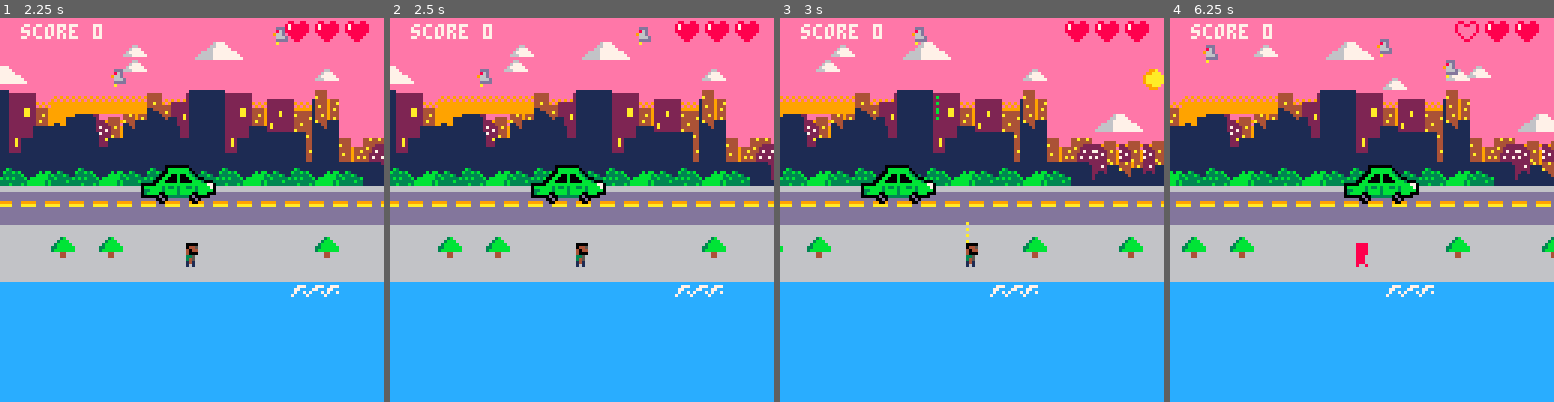
Above: before the commit, frames 1-4 (left to right).
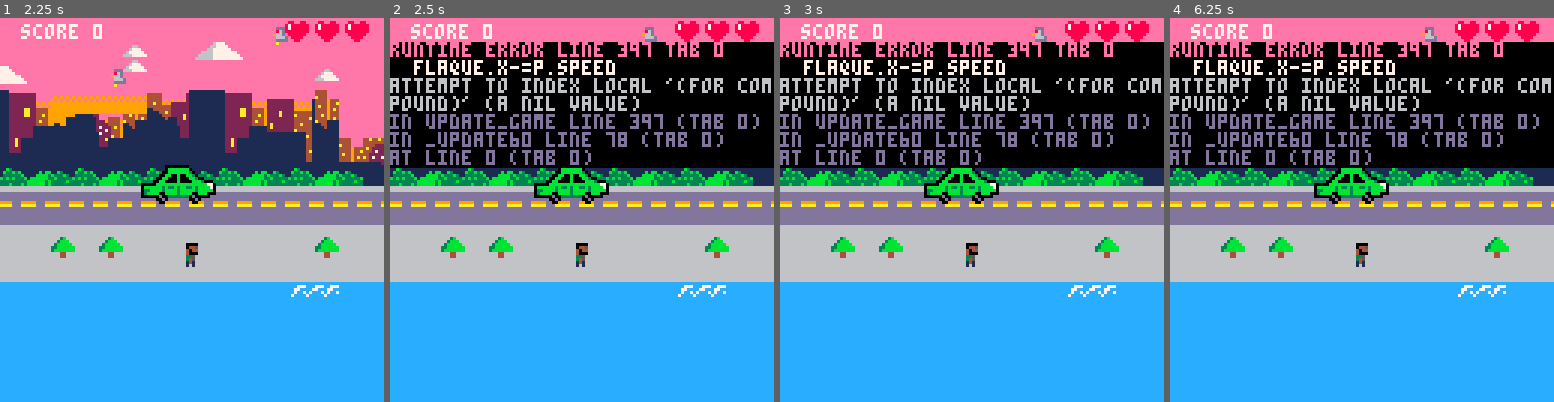
Above: after the commit, the same moments.

Repository: julie17-d/projet-collectif---pico-8
Game: PICO-8 cartridge commun.p8
Two runs of this game, one before a commit and one after it. Both use one fixed random seed, a clock stepped at 60 frames per second and the inputs below.
Inputs:
- Up to frame 1 (2.25 s): tap X (X key) at 0.33, 1.07, 1.85 s; tap O (Z key) at 0.7, 1.7, 2.1 s; hold Right 1.6-2.1 s; hold Up from 2.15 s (still down)
- Up to frame 2 (2.5 s): release Up at 2.42 s; hold Right from 2.47 s (still down)
- Up to frame 3 (3 s): keep holding Right; tap O (Z key) at 2.5, 2.9 s; tap X (X key) at 2.97 s
- Up to frame 4 (6.25 s): release Right at 3.03 s; hold Left 3.08-3.58 s; tap O (Z key) every 0.4 s from 3.3 to 6.1 s; hold Right 4.02-4.68 s; tap X (X key) at 4.08, 5.2 s; hold Up 4.73-5.03 s; hold Left 5.08-5.68 s; hold Right from 6.08 s (still down)

Frame 1 is identical in both runs. In frame 2, 35% of the frame differs, in the area x 0-100%, y 2-73%; in frame 3, 36%; in frame 4, 38%, in the area x 0-100%, y 1-73%.
Error after the commit: runtime error line 397 tab 0; flaque.x-=p.speed; attempt to index local '(for compound)' (a nil value)

Commit message:
flaques de fientes

Diff:
--- a/commun.p8
+++ b/commun.p8
@@ -8,11 +8,11 @@
 	p={x=75,y=75,speed=0.75, life=3, timer=0}
 	first_sprt = fget(1,0)
 
-	--flaque
-	flaques={}
-
 	--nuage
  clouds={}
+
+ --flaques
+ flaques={}
 
  --balles
 	bullets={}
@@ -154,15 +154,16 @@
     		}
     		add(fientes, new_fientes)
 
-	if new_fientes.y== 60 then
-		flaque = {
-    y=new_fientes.y,
-    timer = 0
- }
-    add(flaques,flaque)
-   end
+    		flaque = {
+    		x=p.x,
+    		y=p.y+8
+    		}
+    		add(flaques, flaque)
+    		if flaque.x < p.x-68
+  or flaque.x > p.x+68 then
+  	del(flaques,flaque)
   end
-
+		end
 
 
 		if pigeon.x < p.x-68 then
@@ -184,8 +185,8 @@
 			  	end
 		 	end
 	  	end
-	end
-
+
+end
 end
 
 
@@ -346,9 +347,9 @@
 	print("score "..score,cam_x+7,2,7)
 
  	--flaque
- 	function draw_flaque ()
- 	 spr(48,x,y,1)
- 	end
+	if first_sprt==true then
+	 draw_flaques()
+	end
 
 		--vie
 	if p.life == 3 then
@@ -396,10 +397,12 @@
  if btn(➡️)	then
  	p.x+=p.speed
  	walking()
+ 	flaque.x-=p.speed
  end
 	if btn(⬅️) then
 	 p.x-=p.speed
 	 walking()
+	 flaque.x+=p.speed
 	end
 	if (btnp(❎)) shoot()
 	--if (btnp(🅾️)) then scene="intro"
@@ -459,11 +462,6 @@
 
 	--fientes
 	update_fientes()
-
-	--flaque
-	update_flaque()
-	create_flaque()
-
 
 	--sang/blood
 
@@ -528,13 +526,6 @@
   if mehmet_sprite > 4 then
   mehmet_sprite=1
   end
-  if first_sprt == true then
-			if mehmet_sprite == 2 then
-				mehmet_sprite = 27
-			elseif mehmet_sprite == 4 then
-				mehmet_sprite = 43
-			end
-		end
   d=8
  end
 end
@@ -561,14 +552,11 @@
         if fiente.y > p.y+60 then
             del(fientes,fiente)
         end
-		 if collision(p, fiente) then
-		create_explosions2(p.x,
-		 	p.y)
-		 	del(fientes,fiente)
-		 end
 		if collision(p, fiente)
 		and first_sprt == false then
 			del(fientes, fiente)
+			create_explosions2(p.x,
+		 	p.y)
 			p.life -= 1
 			first_sprt = true
 		elseif collision(p, fiente)
@@ -600,30 +588,9 @@
 })
 end
 
- function update_flaque()
-
-
-end
-
-function create_flaque()
-
-end
-…(16 lines of a section not shown)…
+function draw_flaques()
+	spr(48,flaque.x,flaque.y)
+end
 -->8
 --mama
 --function move_mama()
